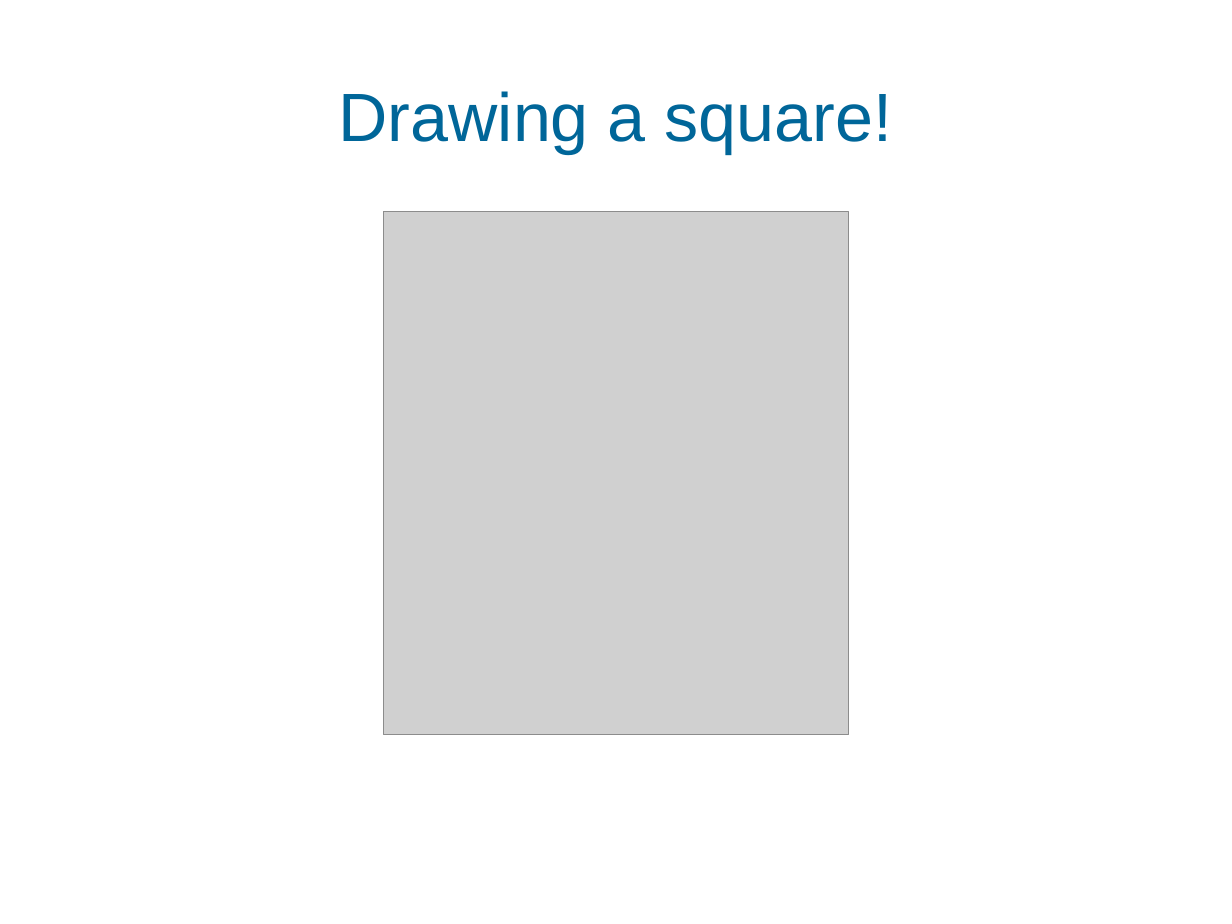
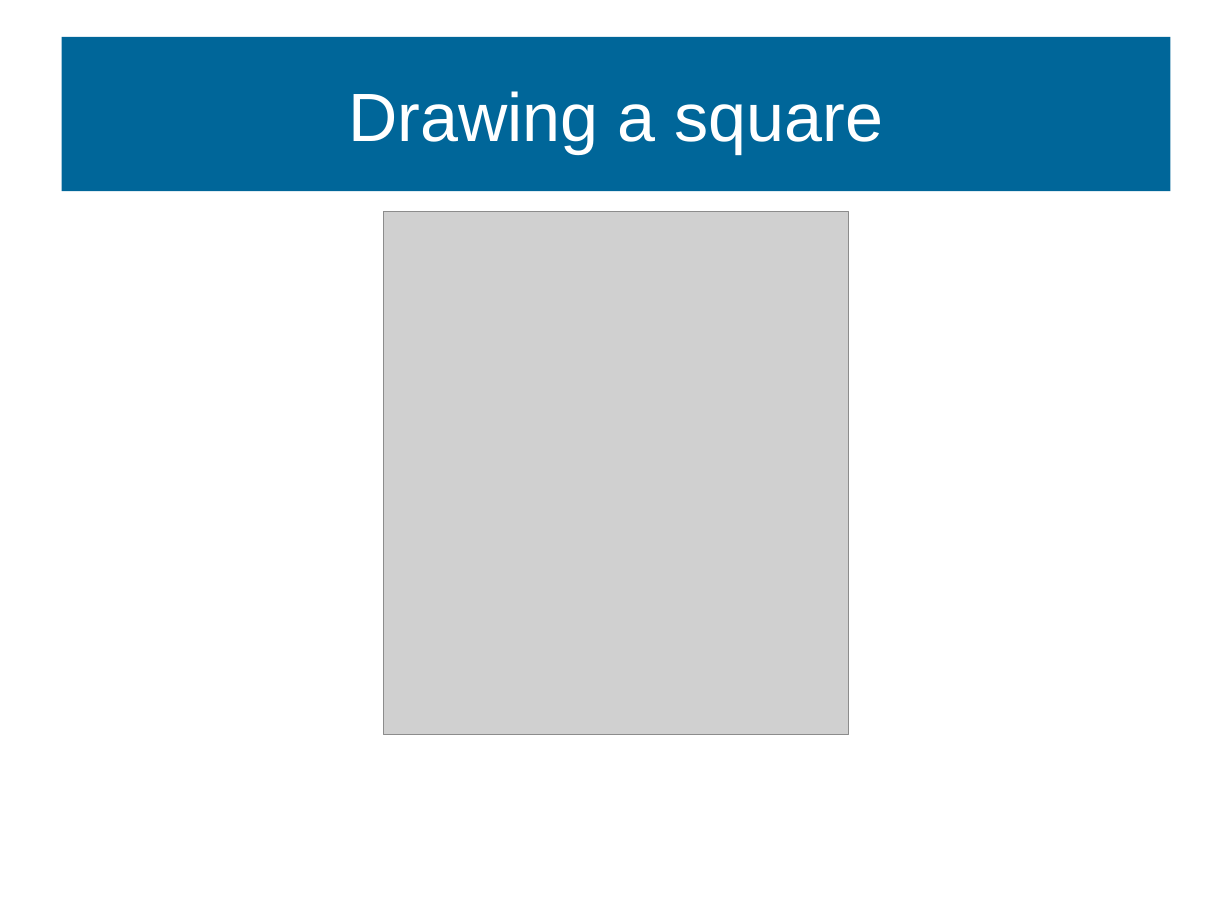
Before and after one commit to MarkGadsby/TeachingNotes, a slide deck: slide 7 of GeneralTextFiles/Markdown_BSC_Notes/Slides_HoneyCombe.odp. Drawn at 1232x924 pixels with LibreOffice and Linux fonts; fonts in the diff are those of the drawing; grey boxes stand for pictures; background and template pictures are left out. Boxes give left, top, right and bottom in pixels: in the first picture for what was removed or moved away, otherwise in the second. Text is boxed around its words. In the diff, an @@ line names an element or a change of style, - is before the commit and + after.

```diff
--- a/GeneralTextFiles/Markdown_BSC_Notes/Slides_HoneyCombe.odp
+++ b/GeneralTextFiles/Markdown_BSC_Notes/Slides_HoneyCombe.odp
@@ title "Drawing a square": place and size @@
-title "Drawing a square" at [339,91,893,153]
+title "Drawing a square" at [61,37,1171,191]
@@ title "Drawing a square" at [61,37,1171,191]: fill none to #006699 @@
@@ title at [348,91,883,153]: text changed; text colour #006699 to #FFFFFF @@
-Drawing a square!
+Drawing a square
```
Also in this commit, not shown: 9 other slides changed, 4 slides added, 1 slide removed, 3 other files.
